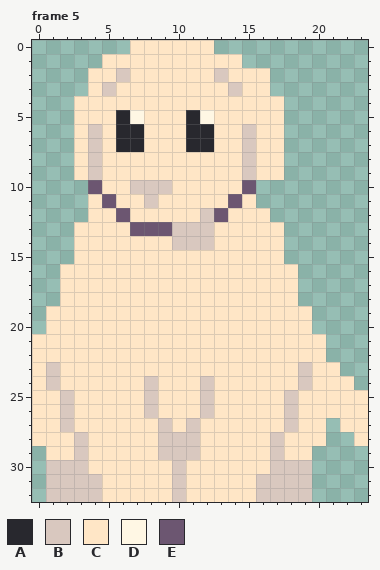
Two states of a pixel-art file, Assets/Sprites/Animations/GoodestBoyDoggo_Happy.aseprite. That is the earlier state.
24x33 pixels, 8 frames. Shown: frame 5. The commit also changed other frames, which this record leaves out.
Palette (. is transparent): A #28282e  B #d9c8bf  C #ffe6c6  D #fff7e4  E #6c5671
Pixels before, frame 5, first column x 0:
 0 .......CCCCCC...........
 1 .....CCCCCCCCCC.........
 2 ....CCBCCCCCCBCCC.......
 3 ....CBCCCCCCCCBCC.......
 4 ...CCCCCCCCCCCCCCC......
 5 ...CCCADCCCADCCCCC......
 6 ...CBCAACCCAACCBCC......
 7 ...CBCAACCCAACCBCC......
 8 ...CBCCCCCCCCCCBCC......
 9 ...CBCCCCCCCCCCBCC......
10 ....ECCBBBCCCCCE........
11 ....CECCBCCCCCEC........
12 ....CCECCCCCBECCC.......
13 ...CCCCEEEBBBCCCCC......
14 ...CCCCCCCBBBCCCCC......
15 ...CCCCCCCCCCCCCCC......
16 ..CCCCCCCCCCCCCCCCC.....
17 ..CCCCCCCCCCCCCCCCC.....
18 ..CCCCCCCCCCCCCCCCC.....
19 .CCCCCCCCCCCCCCCCCCC....
20 .CCCCCCCCCCCCCCCCCCC....
21 CCCCCCCCCCCCCCCCCCCCC...
22 CCCCCCCCCCCCCCCCCCCCC...
23 CBCCCCCCCCCCCCCCCCCBCC..
24 CBCCCCCCBCCCBCCCCCCBCCC.
25 CCBCCCCCBCCCBCCCCCBCCCCC
26 CCBCCCCCBCCCBCCCCCBCCCCC
27 CCBCCCCCCBCBCCCCCCBCC.CC
28 CCCBCCCCCBBBCCCCCBCCC..C
29 .CCBCCCCCBBBCCCCCBCC....
30 .BBBCCCCCCBCCCCCCBBB....
31 .BBBBCCCCCBCCCCCBBBB....
32 .BBBBCCCCCBCCCCCBBBB....
And afterwards:
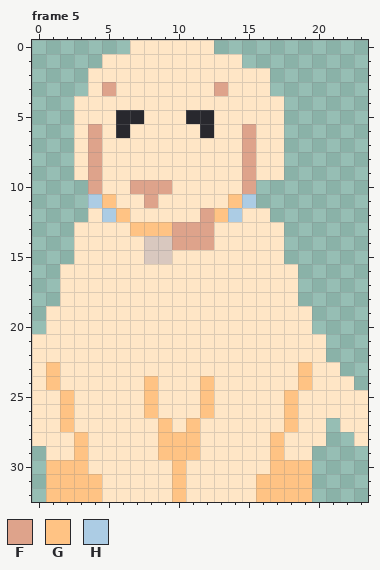
Colours new in this view: F #dea38b  G #ffc384  H #accce4
From the commit log: Updated doggo anims again. I think I got it all this time!
What changed:
Frame 5:
y 2: x 6 B -> C; x 13 B -> C
y 3: x 5 B -> F; x 13..14 CB -> FC
y 5: x 7 D -> A; x 12 D -> A
y 6: x 4 B -> F; x 7 A -> C; x 11 A -> C; x 15 B -> F
y 7: x 4 B -> F; x 6..7 AA -> CC; x 11..12 AA -> CC; x 15 B -> F
y 8..9: x 4 B -> F; x 15 B -> F
y 10: x 4 E -> F; x 7..9 BBB -> FFF; x 15 E -> F
y 11: x 4..5 CE -> HG; x 8 B -> F; x 14..15 EC -> GH
y 12: x 5..6 CE -> HG; x 12..14 BEC -> FGH
y 13: x 7..12 EEEBBB -> GGGFFF
y 14: x 8..12 CCBBB -> BBFFF
y 15: x 8..9 CC -> BB
y 23: x 1 B -> G; x 19 B -> G
y 24: x 1 B -> G; x 8 B -> G; x 12 B -> G; x 19 B -> G
y 25..26: x 2 B -> G; x 8 B -> G; x 12 B -> G; x 18 B -> G
y 27: x 2 B -> G; x 9 B -> G; x 11 B -> G; x 18 B -> G
y 28..29: x 3 B -> G; x 9..11 BBB -> GGG; x 17 B -> G
y 30: x 1..3 BBB -> GGG; x 10 B -> G; x 17..19 BBB -> GGG
y 31..32: x 1..4 BBBB -> GGGG; x 10 B -> G; x 16..19 BBBB -> GGGG
